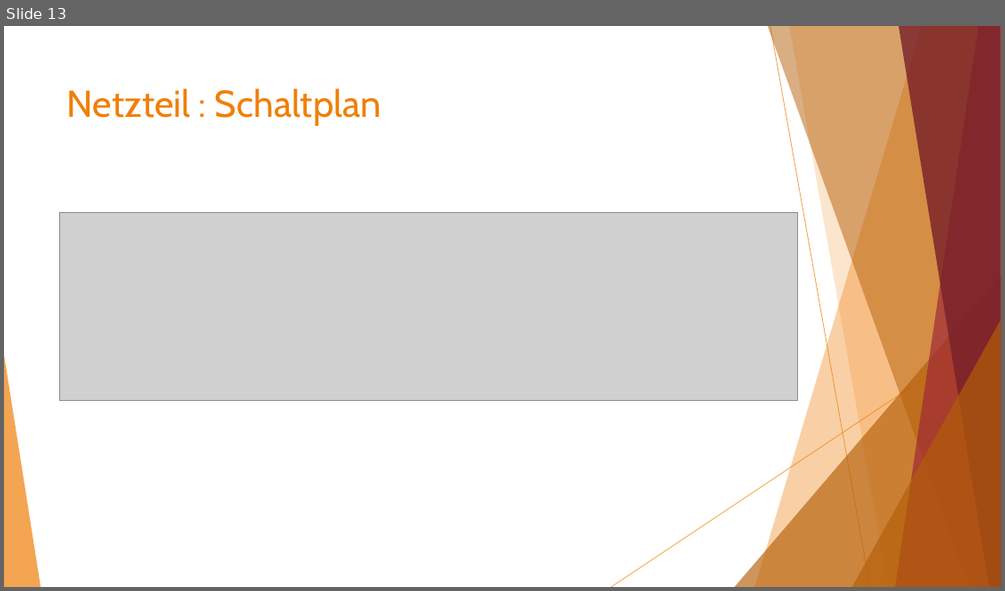
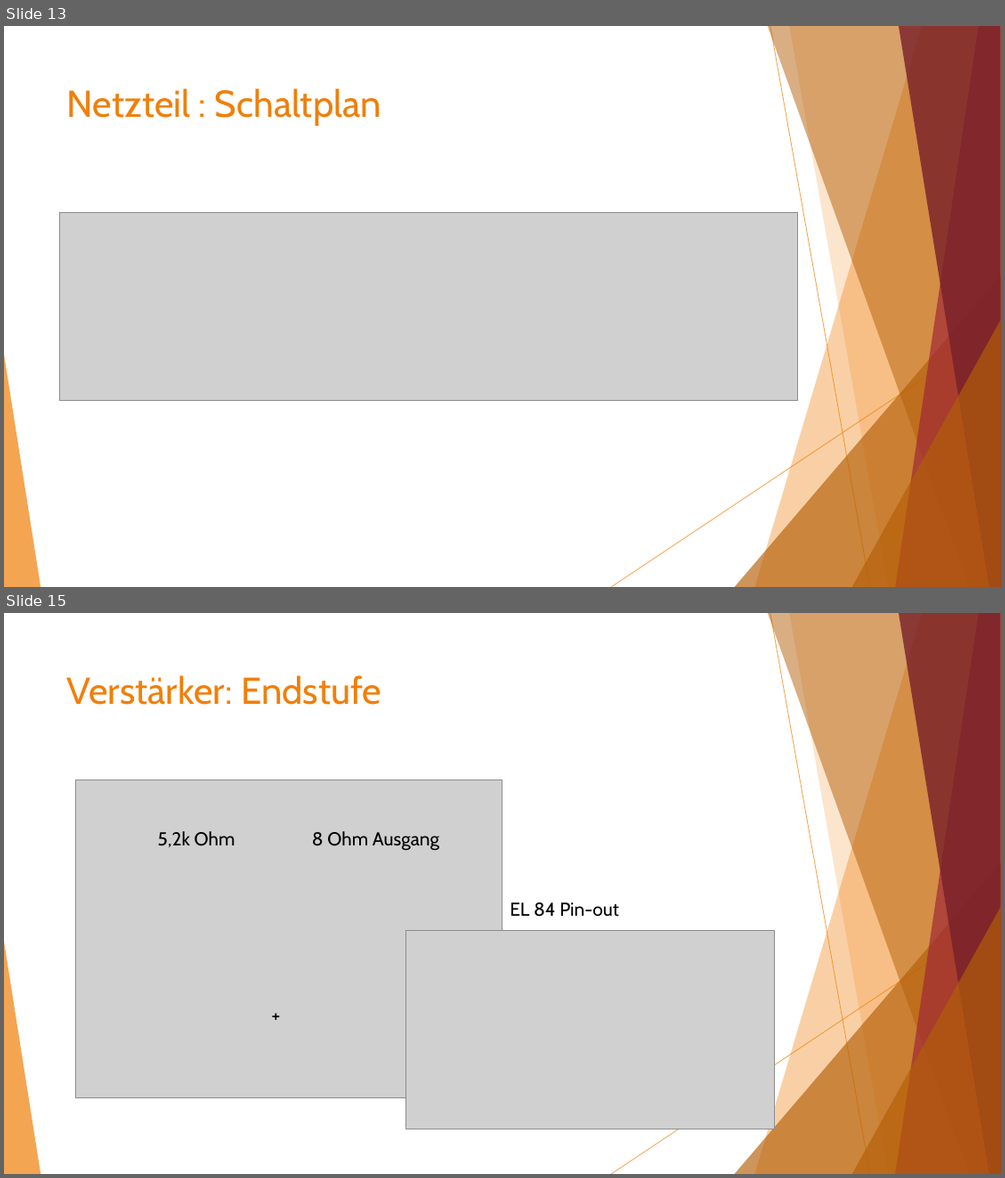
Before and after one commit to Staudi14/tube-amplifier, a slide deck: Präsentation/Röhrenverstärker.pptx. Shown one above the other, each under a label of ours: slide 13 before the commit, slides 13 and 15 after it; the slides between them are not shown. The pictures are 1005x591 and 1005x1178 pixels, drawn with LibreOffice and Linux fonts; fonts in the diff are those of the drawing; grey boxes stand for pictures. Boxes give left, top, right and bottom in pixels: in the first picture for what was removed or moved away, otherwise in the second. Text is boxed around its words. In the diff, an @@ line names an element or a change of style, - is before the commit and + after.

```diff
--- a/Präsentation/Röhrenverstärker.pptx
+++ b/Präsentation/Röhrenverstärker.pptx
@@ slide 15 added at box(4, 613, 1001, 1174), background #FFFFFF; not listed: 10 template elements that a slide beside it also shows @@
@@ title added at box(67, 675, 381, 705), 36 pt, text #F07F09 @@
+Verstärker: Endstufe
@@ picture added at box(76, 779, 502, 1097) @@
@@ text added at box(158, 831, 235, 847), 18 pt, text #000000 @@
+5,2k Ohm
@@ text added at box(312, 831, 439, 851), 18 pt, text #000000 @@
+8 Ohm Ausgang
@@ text added at box(510, 902, 619, 916), 18 pt, text #000000 @@
+EL 84 Pin-out
@@ picture added at box(405, 930, 775, 1129) @@
@@ text added at box(264, 999, 290, 1030), 18 pt, text #000000 @@
++
```
Also in this commit, not shown: 3 other slides added, 3 other files.
